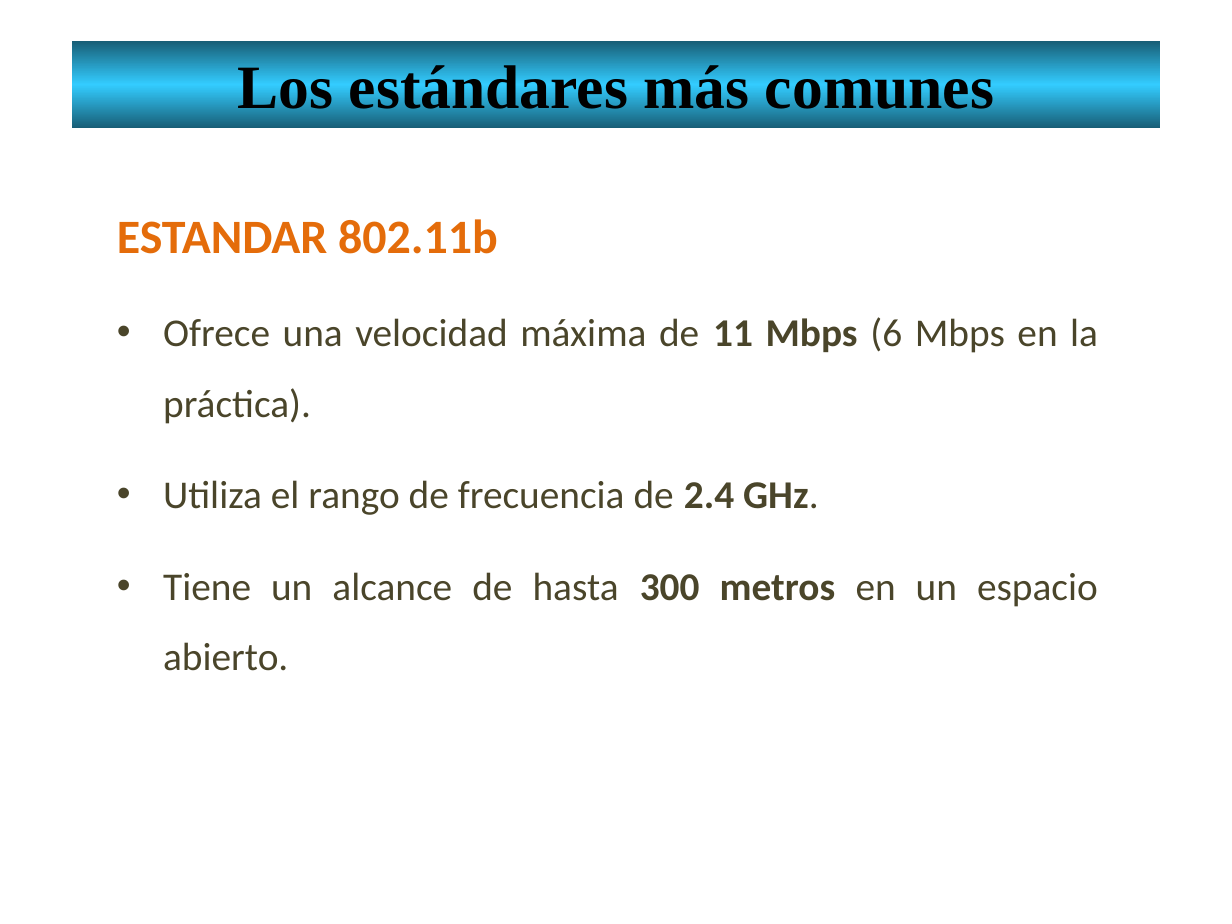
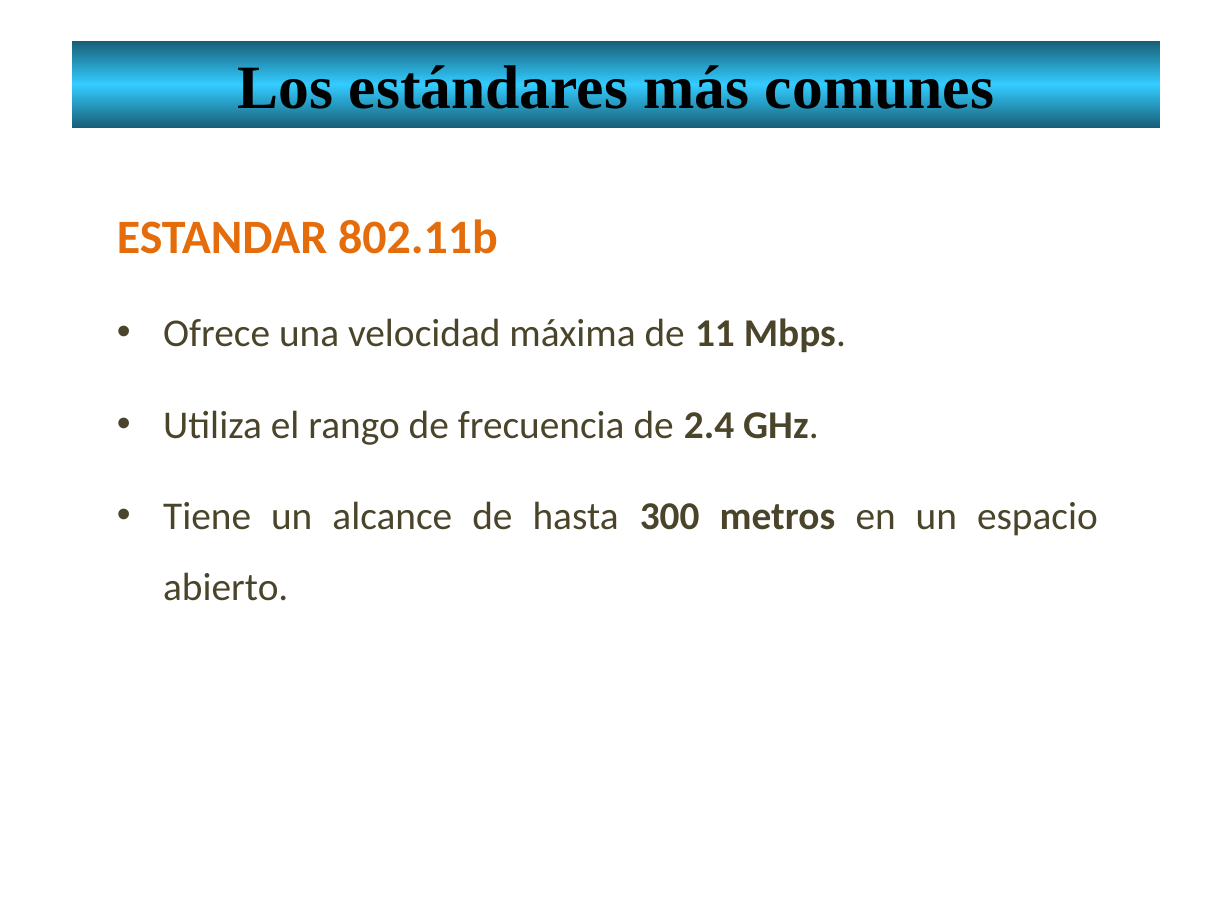
Before and after one commit to lizetheP/Redes1, a slide deck: slide 8 of CalendarioAgo20/Presentaciones/13_RedesInalambricas.pptx. Drawn at 1232x924 pixels with LibreOffice and Linux fonts; fonts in the diff are those of the drawing. Boxes give left, top, right and bottom in pixels: in the first picture for what was removed or moved away, otherwise in the second. Text is boxed around its words. In the diff, an @@ line names an element or a change of style, - is before the commit and + after.

```diff
--- a/CalendarioAgo20/Presentaciones/13_RedesInalambricas.pptx
+++ b/CalendarioAgo20/Presentaciones/13_RedesInalambricas.pptx
@@ text at (163,318,846,352): text changed @@
-• Ofrece una velocidad máxima de 11 Mbps (6 Mbps en la práctica).
+• Ofrece una velocidad máxima de 11 Mbps.
```
Also in this commit, not shown: 6 other slides changed, 1 slide added.
